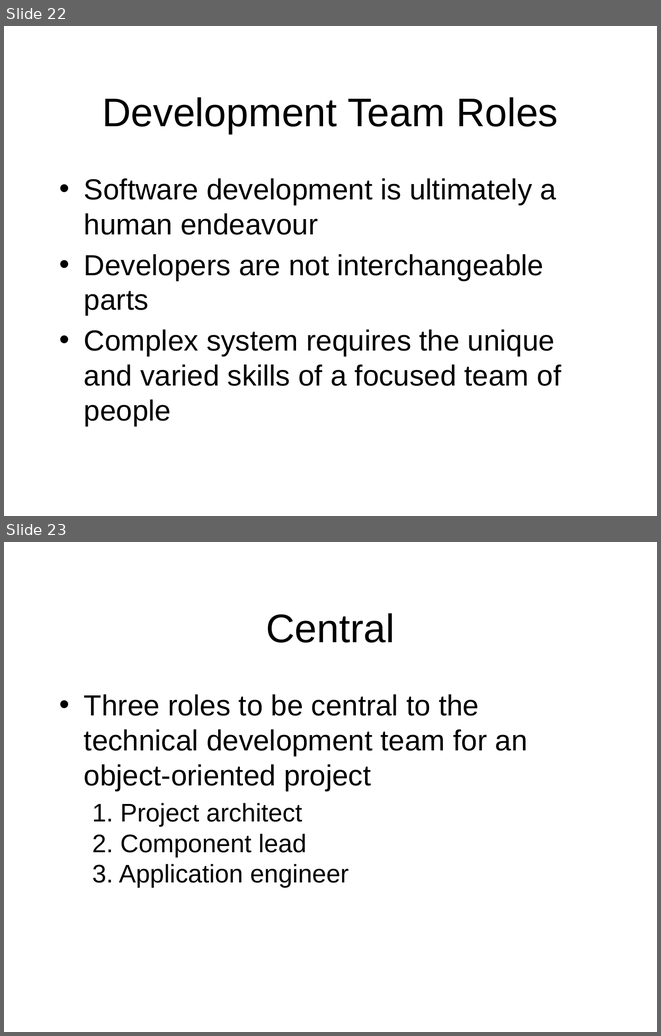
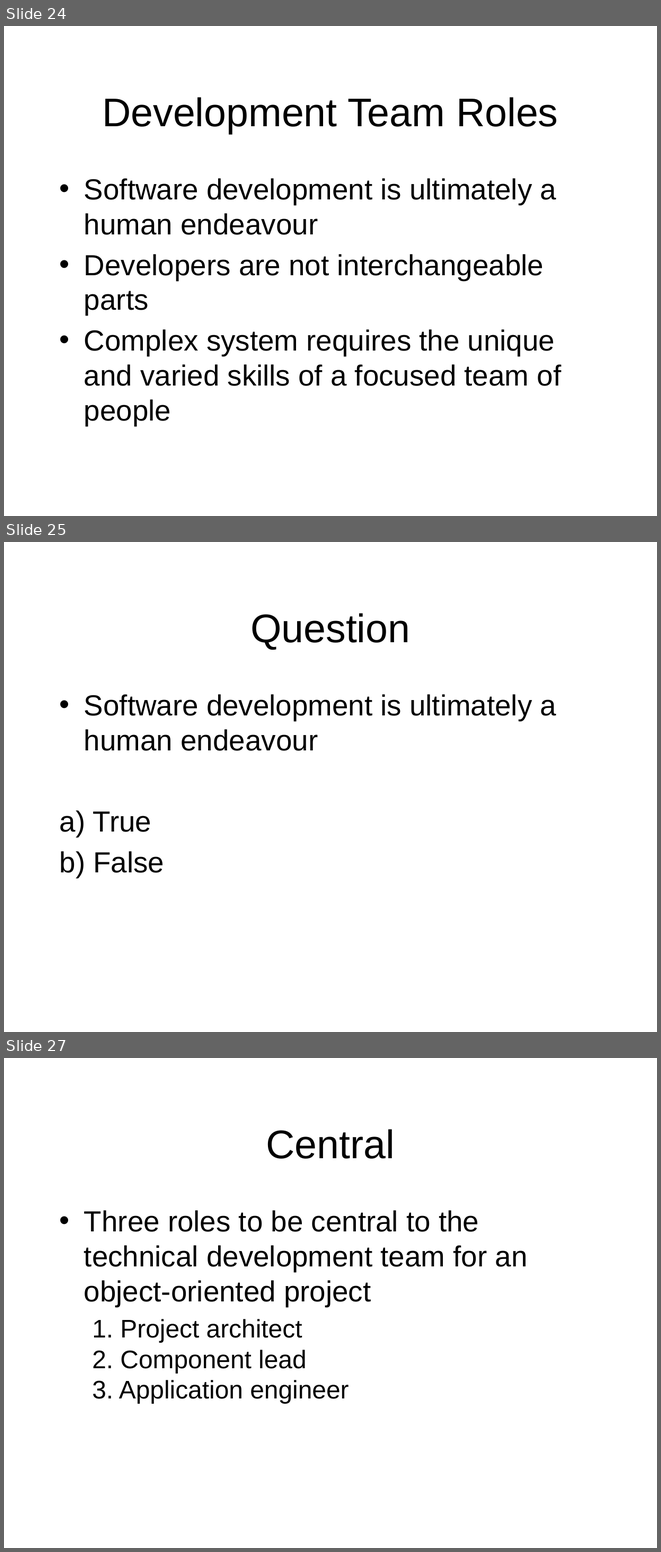
Before and after one commit to octaviordz/zjnu2017.github.io, a slide deck: OOAD/lectures/090--Pragmatics.pptx. Shown one above the other, each under a label of ours: slides 22 and 23 before the commit, slides 24, 25 and 27 after it; the slides between them are not shown. The pictures are 661x1036 and 661x1552 pixels, drawn with LibreOffice and Linux fonts; fonts in the diff are those of the drawing. Boxes give left, top, right and bottom in pixels: in the first picture for what was removed or moved away, otherwise in the second. Text is boxed around its words. In the diff, an @@ line names an element or a change of style, - is before the commit and + after.

```diff
--- a/OOAD/lectures/090--Pragmatics.pptx
+++ b/OOAD/lectures/090--Pragmatics.pptx
@@ slide 25 added at bbox=[4, 542, 657, 1032], background #FFFFFF @@
@@ title added at bbox=[250, 613, 410, 650], 44 pt, text #000000 @@
+Question
@@ text added at bbox=[60, 694, 556, 877], 32 pt, text #000000 @@
+• Software development is ultimately a human endeavour
+a) True
+b) False
@@ what was slide 22 is now slide 24 @@
@@ what was slide 23 is now slide 27 @@
```
Also in this commit, not shown: 5 slides changed, 5 other slides added, 1 other file.
